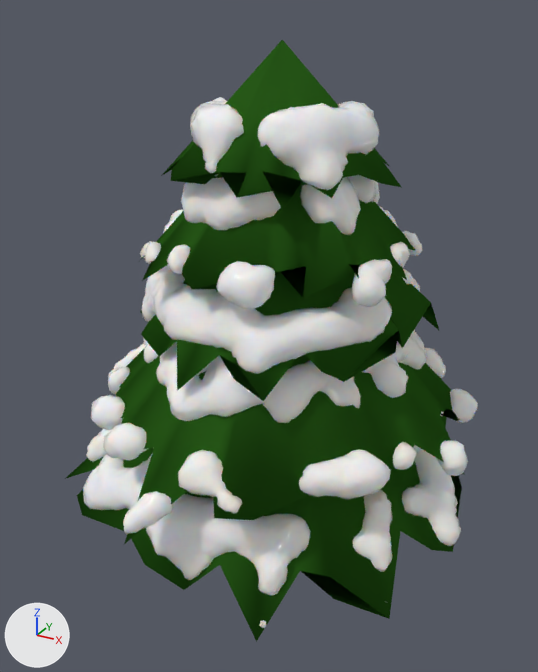
Renders of the Blender file Assets/Prefabs/gran1.blend from each side of a commit.
Both versions are drawn from a 50 mm lens placed at (1.43, -2.71, 1.32), pointed at (-0.01, -0.09, 0.01). Arrows for +X, +Y and +Z are at lower left; the lights stay in place.

Script lines for the objects in view, before the commit:
```python
ob_cone_001 = bpy.data.objects.new('Cone.001', me_cone_001)
ob_cone_001.location = (0.0, 0.0, 0.14)
ob_cone_001.scale = (0.801, 0.801, 0.801)
ob_cone_002 = bpy.data.objects.new('Cone.002', me_cone_002)
ob_cone_002.location = (0.0, 0.0, 0.454)
ob_cone_002.rotation_euler = (0.0, 0.0, 1.114)  # degrees (0, 0, 64)
ob_cone_002.scale = (0.732, 0.732, 0.732)
ob_cone_003 = bpy.data.objects.new('Cone.003', me_cone_003)
ob_cone_003.location = (0.0, 0.0, 0.673)
ob_cone_003.rotation_euler = (0.0, 0.0, -0.528)  # degrees (0, 0, -30)
ob_cone_003.scale = (0.558, 0.558, 0.558)
ob_cone_004 = bpy.data.objects.new('Cone.004', me_cone_004)
ob_cone_004.location = (0.0, 0.0, 0.934)
ob_cone_004.rotation_euler = (0.0, 0.0, -1.507)  # degrees (0, 0, -86)
ob_cone_004.scale = (0.506, 0.506, 0.506)
ob_cone_005 = bpy.data.objects.new('Cone.005', me_cone_005)
ob_cone_005.location = (0.0, 0.0, 1.16)
ob_cone_005.rotation_euler = (0.0, 0.0, -2.073)  # degrees (0, 0, -119)
ob_cone_005.scale = (0.407, 0.407, 0.407)
ob_snowball_001 = bpy.data.objects.new('SnowBall.001', me_mesh)
ob_snowball_001.parent = ob_cone_001
ob_snowball_001.location = (-0.0547, -0.0188, -0.393)
ob_snowball_002 = bpy.data.objects.new('SnowBall.002', me_mesh_001)
ob_snowball_002.parent = ob_cone_002
ob_snowball_002.location = (-0.0161, -0.0345, -0.0568)
ob_snowball_003 = bpy.data.objects.new('SnowBall.003', me_mesh_002)
ob_snowball_003.parent = ob_cone_003
ob_snowball_003.location = (-0.0524, -0.024, 0.275)
ob_snowball_004 = bpy.data.objects.new('SnowBall.004', me_mesh_003)
ob_snowball_004.parent = ob_cone_004
ob_snowball_004.location = (-0.000768, 0.0131, 0.548)
ob_snowball_005 = bpy.data.objects.new('SnowBall.005', me_mesh_004)
ob_snowball_005.parent = ob_cone_005
ob_snowball_005.location = (0.00944, -0.00385, 0.873)
```
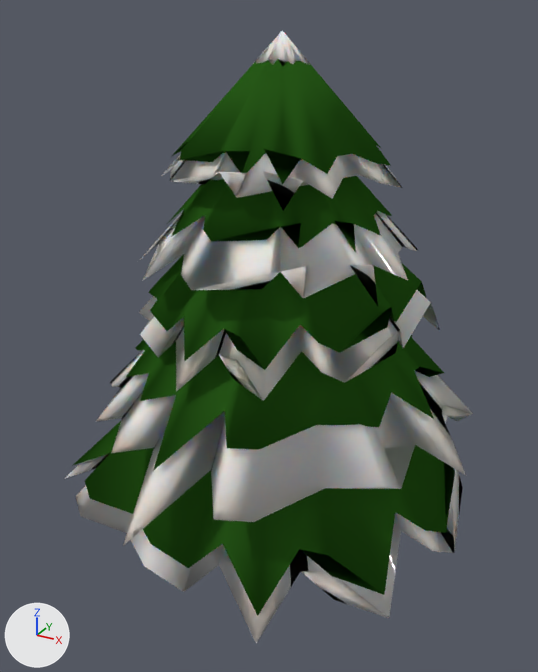
Where the change shows, as pixel boxes (x1, y1, x2, y2) in the pictures (538 x 672 px):
'Cone.002', recoloured (green to grey)
    both: (96, 349, 473, 546)
'SnowBall.001', reshaped, moved, rescaled, modifiers changed
    before: (83, 428, 461, 628)
    after: (72, 421, 455, 616)
'SnowBall.002', deleted
    before: (91, 330, 478, 534)
'Cone.001', recoloured (green to grey)
    both: (64, 415, 463, 643)
'Cone.010', added (green)
    after: (126, 335, 444, 471)
'Cone.004', recoloured (green to grey)
    both: (139, 186, 418, 306)
'Cone.009', added (green)
    after: (149, 254, 427, 370)
'Cone.007', added (green)
    after: (171, 59, 391, 184)
'SnowBall.003', deleted
    before: (142, 264, 420, 374)
'Cone.005', recoloured (green to grey)
    both: (161, 40, 402, 211)
'Cone.003', recoloured (green to grey)
    both: (139, 272, 440, 401)
'SnowBall.004', deleted
    before: (140, 175, 422, 310)
'SnowBall.005', deleted
    before: (190, 97, 379, 190)
'Cone.008', added (green)
    after: (167, 176, 392, 253)
'Cone.006', added
    after: (256, 30, 310, 67)

Diff of the bpy script that builds the scene:
```diff
--- a/Assets/Prefabs/gran1.blend.py
+++ b/Assets/Prefabs/gran1.blend.py
@@ me_cone_001 @@
 me_cone_001.from_pydata(...)  # 33 vertices, 33 faces; spans x -1.31..1.13, y -1.12..1.15, z -1.31..0.12
-me_cone_001.materials.append(mat_gran)  # dark green #275818
+me_cone_001.materials.append(mat_snow)
@@ me_cone_002 @@
 me_cone_002.from_pydata(...)  # 33 vertices, 33 faces; spans x -1.31..1.13, y -1.12..1.15, z -1.31..0.12
-me_cone_002.materials.append(mat_gran)  # dark green #275818
+me_cone_002.materials.append(mat_snow)
@@ me_cone_003 @@
 me_cone_003.from_pydata(...)  # 33 vertices, 33 faces; spans x -1.31..1.13, y -1.12..1.15, z -1.31..0.12
-me_cone_003.materials.append(mat_gran)  # dark green #275818
+me_cone_003.materials.append(mat_snow)
@@ me_cone_004 @@
 me_cone_004.from_pydata(...)  # 33 vertices, 33 faces; spans x -1.31..1.13, y -1.12..1.15, z -1.31..0.12
-me_cone_004.materials.append(mat_gran)  # dark green #275818
+me_cone_004.materials.append(mat_snow)
@@ me_cone_005 @@
 me_cone_005.from_pydata(...)  # 33 vertices, 33 faces; spans x -1.31..1.13, y -1.12..1.15, z -1.31..0.12
-me_cone_005.materials.append(mat_gran)  # dark green #275818
+me_cone_005.materials.append(mat_snow)
@@ me_mesh @@
 # used by ob_snowball_001; parent = ob_cone_001; location = (-0.0547, -0.0188, -0.393)
-me_mesh.from_pydata(...)  # 3632 vertices, 4604 faces; spans x -0.85..0.97, y -0.85..0.86, z -0.42..0.56
-me_mesh.materials.append(mat_snow_001)
+me_mesh.from_pydata(...)  # 33 vertices, 33 faces; spans x -1.31..1.13, y -1.12..1.15, z -1.31..0.12
+# me_mesh part 1: 3632 vertices removed from x -0.85..0.97, y -0.85..0.86, z -0.42..0.56; 33 vertices added at x -1.31..1.13, y -1.12..1.15, z -1.31..0.12
+me_mesh.materials.append(mat_gran_006)  # dark green #275818
@@ ob_snowball_001 @@
 ob_snowball_001.matrix_parent_inverse = Matrix(((1.248, 0.0, 0.0, 0.0), (0.0, 1.248, 0.0, 0.0), (0.0, 0.0, 1.248, -0.175), (0.0, 0.0, 0.0, 1.0)))
-ob_snowball_001.location = (-0.0547, -0.0188, -0.393)
-_m = ob_snowball_001.modifiers.new('Decimate', 'DECIMATE')
-_m.ratio = 0.5
-_m = ob_snowball_001.modifiers.new('Subdiv', 'SUBSURF')
-_m.render_levels = 1
+ob_snowball_001.location = (0.0, 0.0, 0.179)
+ob_snowball_001.scale = (0.766, 0.766, 0.766)
@@ ob_snowball_002 @@
-ob_snowball_002 = bpy.data.objects.new('SnowBall.002', me_mesh_001)
@@ ob_snowball_003 @@
-ob_snowball_003 = bpy.data.objects.new('SnowBall.003', me_mesh_002)
@@ ob_snowball_004 @@
-ob_snowball_004 = bpy.data.objects.new('SnowBall.004', me_mesh_003)
@@ ob_snowball_005 @@
-ob_snowball_005 = bpy.data.objects.new('SnowBall.005', me_mesh_004)
@@ ob_cone_010 @@
+ob_cone_010 = bpy.data.objects.new('Cone.010', me_cone_010)  # 33 vertices, 33 faces; spans x -1.31..1.13, y -1.12..1.15, z -1.31..0.12; in mat_gran_005 (dark green #275818)
+ob_cone_010.location = (0.0, 0.0, 0.517)
+ob_cone_010.rotation_euler = (0.0, 0.0, 1.114)  # degrees (0, 0, 64)
+ob_cone_010.scale = (0.607, 0.607, 0.607)
@@ ob_cone_009 @@
+ob_cone_009 = bpy.data.objects.new('Cone.009', me_cone_009)  # 33 vertices, 33 faces; spans x -1.31..1.13, y -1.12..1.15, z -1.31..0.12; in mat_gran_004 (dark green #275818)
+ob_cone_009.location = (0.0, 0.0, 0.728)
+ob_cone_009.rotation_euler = (0.0, 0.0, -0.528)  # degrees (0, 0, -30)
+ob_cone_009.scale = (0.518, 0.518, 0.518)
@@ ob_cone_008 @@
+ob_cone_008 = bpy.data.objects.new('Cone.008', me_cone_008)  # 33 vertices, 33 faces; spans x -1.31..1.13, y -1.12..1.15, z -1.31..0.12; in mat_gran_003 (dark green #275818)
+ob_cone_008.location = (0.0, 0.0, 0.969)
+ob_cone_008.rotation_euler = (0.0, 0.0, -1.507)  # degrees (0, 0, -86)
+ob_cone_008.scale = (0.401, 0.401, 0.401)
@@ ob_cone_007 @@
+ob_cone_007 = bpy.data.objects.new('Cone.007', me_cone_007)  # 33 vertices, 33 faces; spans x -1.31..1.13, y -1.12..1.15, z -1.31..0.12; in mat_gran (dark green #275818)
+ob_cone_007.location = (0.0, 0.0, 1.195)
+ob_cone_007.rotation_euler = (0.0, 0.0, -2.073)  # degrees (0, 0, -119)
+ob_cone_007.scale = (0.37, 0.37, 0.37)
@@ ob_cone_006 @@
+ob_cone_006 = bpy.data.objects.new('Cone.006', me_cone_005.copy())  # the mesh of ob_cone_005
+ob_cone_006.location = (0.0, 0.0, 1.229)
+ob_cone_006.rotation_euler = (0.0, 0.0, -2.073)  # degrees (0, 0, -119)
+ob_cone_006.scale = (0.0935, 0.0935, 0.0935)
```
